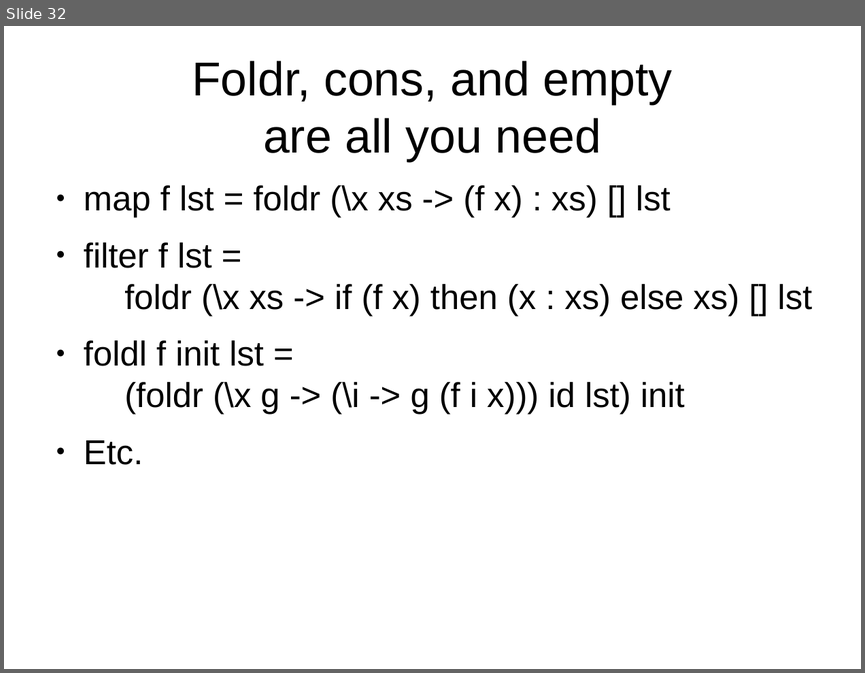
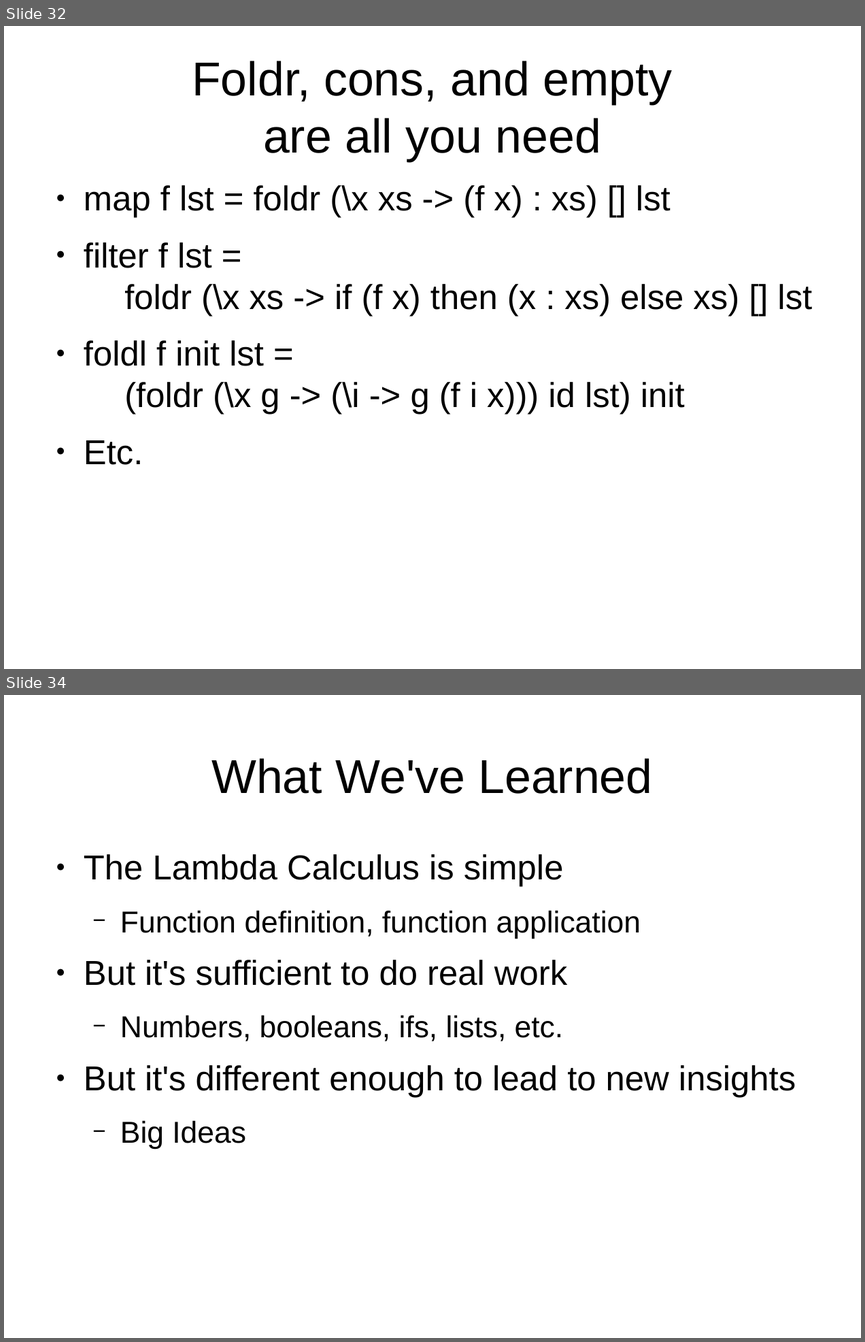
Before and after one commit to bhurt/presentations, a slide deck: lambda.odp. Shown one above the other, each under a label of ours: slide 32 before the commit, slides 32 and 34 after it; the slides between them are not shown. The pictures are 865x673 and 865x1342 pixels, drawn with LibreOffice and Linux fonts; fonts in the diff are those of the drawing. Boxes give left, top, right and bottom in pixels: in the first picture for what was removed or moved away, otherwise in the second. Text is boxed around its words. In the diff, an @@ line names an element or a change of style, - is before the commit and + after.

Commit message:
Finish the Lambda Calc presen.

```diff
--- a/lambda.odp
+++ b/lambda.odp
@@ slide 34 added at (x1=4, y1=695, x2=861, y2=1338), background #FFFFFF @@
@@ title added at (x1=211, y1=758, x2=652, y2=794), 44 pt, text #000000 @@
+What We've Learned
@@ text added at (x1=84, y1=854, x2=796, y2=1149), 32 pt, text #000000 @@
+● The Lambda Calculus is simple
+  − Function definition, function application
+● But it's sufficient to do real work
+  − Numbers, booleans, ifs, lists, etc.
+● But it's different enough to lead to new insights
+  − Big Ideas
```
Also in this commit, not shown: 3 other slides added.
